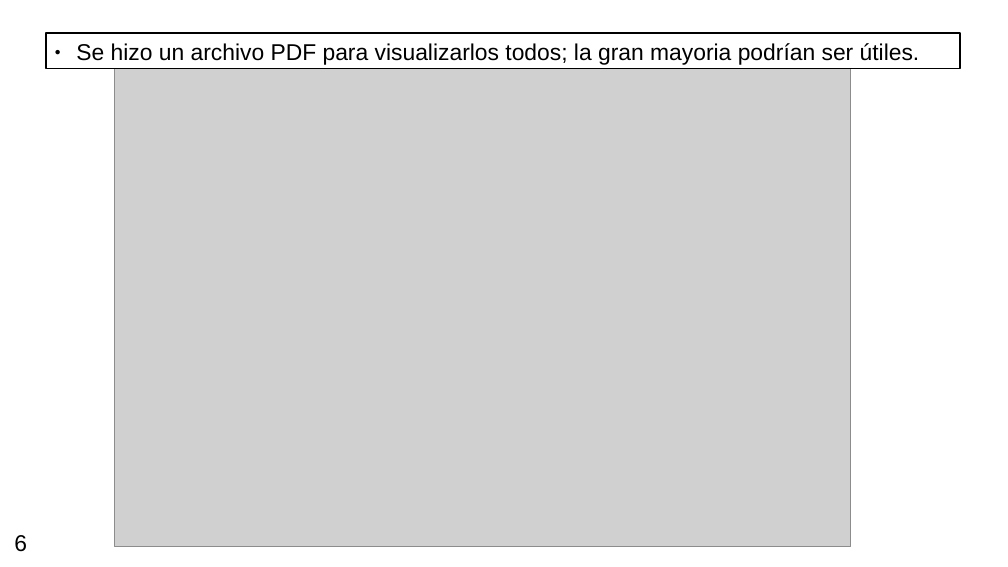
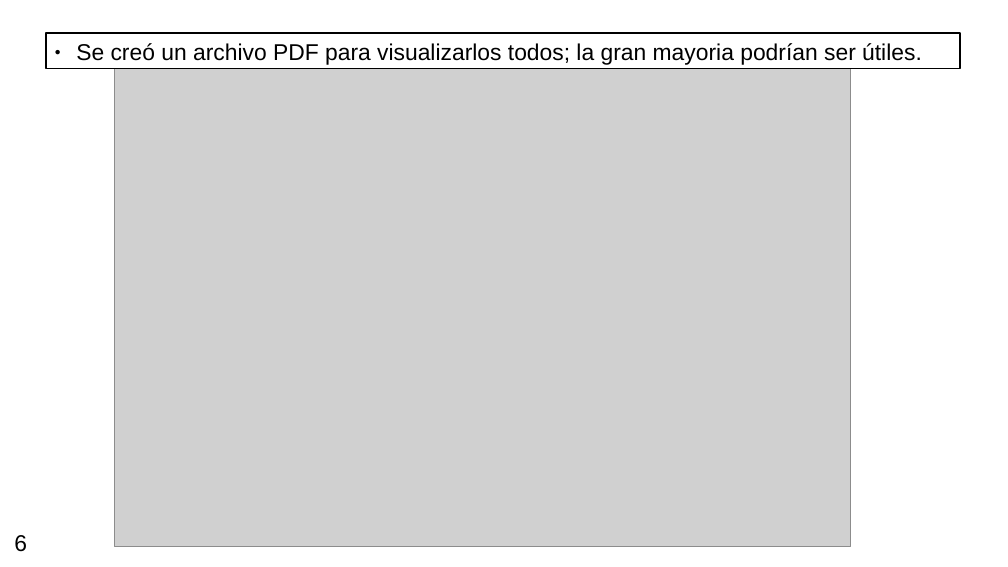
Before and after one commit to mausanram/CodigosICN, a slide deck: slide 6 of Presentaciones/Presentacion_TESIS_16AGO24.odp. Drawn at 1008x567 pixels with LibreOffice and Linux fonts; fonts in the diff are those of the drawing; grey boxes stand for pictures. Boxes give left, top, right and bottom in pixels: in the first picture for what was removed or moved away, otherwise in the second. Text is boxed around its words. In the diff, an @@ line names an element or a change of style, - is before the commit and + after.

```diff
--- a/Presentaciones/Presentacion_TESIS_16AGO24.odp
+++ b/Presentaciones/Presentacion_TESIS_16AGO24.odp
@@ text in rectangle at (76, 43, 922, 65): text changed @@
-● Se hizo un archivo PDF para visualizarlos todos; la gran mayoria podrían ser útiles.
+● Se creó un archivo PDF para visualizarlos todos; la gran mayoria podrían ser útiles.
```
Also in this commit, not shown: 8 other slides changed, 33 other files.
